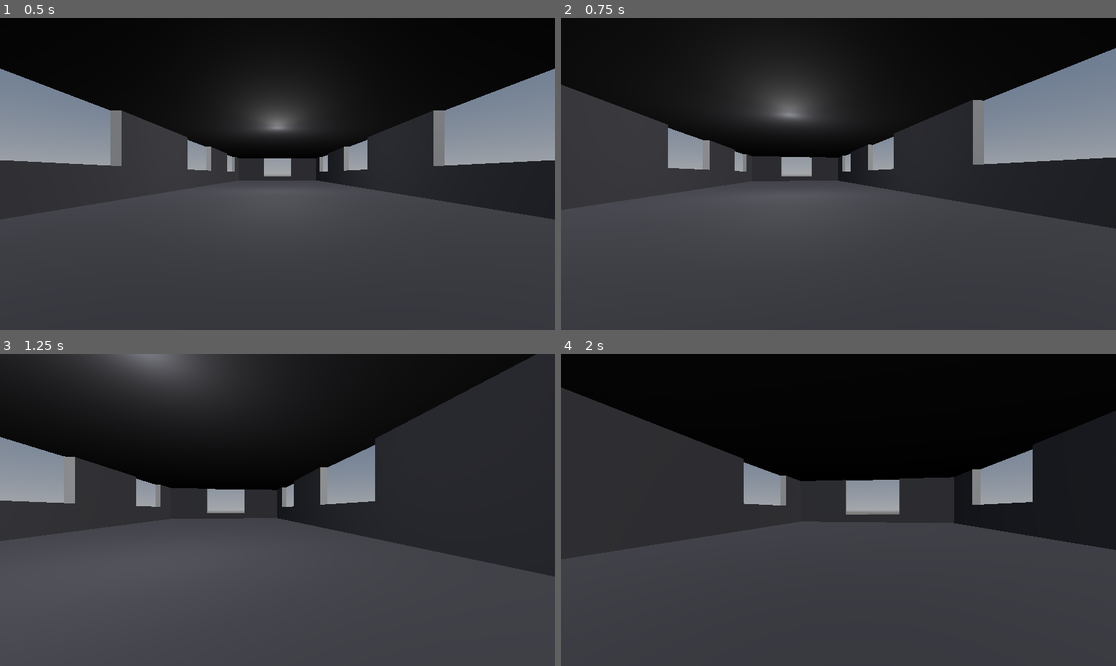
Above: before the commit, frames 1-4 (two rows, left to right).
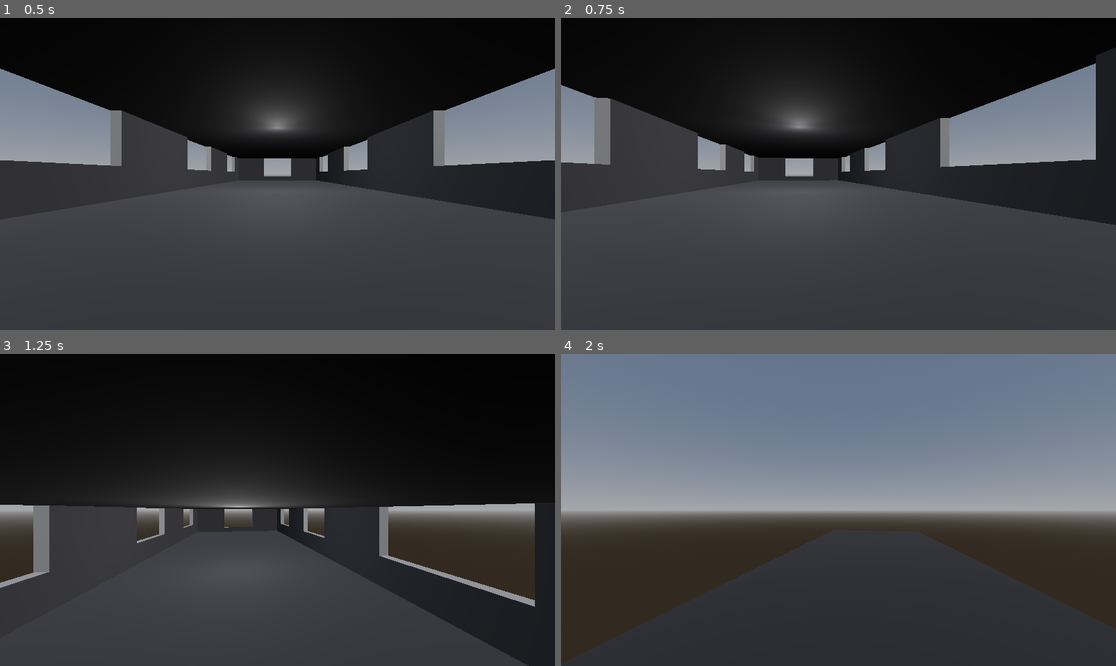
Above: after the commit, the same moments.

Repository: miles5g/zombietrain
Game: Godot game, scene res://world.tscn
Same seed, same stepped clock (60 frames per second), same inputs: the game is played once before the commit and once after it.
Inputs (mouse positions are in pixels of both pictures, inside the frame that each line leads up to):
- Up to frame 1 (0.5 s): no input
- Up to frame 2 (0.75 s): tap Enter at 0.5 s; move the mouse to (866, 174) at 0.52 s; hold Up (ui_up) from 0.53 s (still down); hold Shift (crouch, bound only after the commit) from 0.53 s (still down)
- Up to frame 3 (1.25 s): keep holding Up (ui_up); keep holding Shift (crouch, bound only after the commit); tap Space (jump, bound only after the commit) at 0.77, 0.8, 1.07 s
- Up to frame 4 (2 s): keep holding Up (ui_up); move the mouse to (810, 510) at 1.27 s; release Shift (crouch, bound only after the commit) at 1.28 s; tap Space (jump, bound only after the commit) at 1.35, 1.52, 1.82 s; tap Shift (crouch, bound only after the commit) at 1.55 s

Frame 1 is identical in both runs. In frame 2, 8.2% of the frame differs, in the area x 0-100%, y 9-68%; in frame 3, 44%; in frame 4, 67%, in the area x 0-100%, y 0-100%.

Commit message:
WASD movement, spacebar jump, shift crouch
Made-with: Cursor

Diff:
--- a/player.gd
+++ b/player.gd
@@ -1,12 +1,19 @@
 extends CharacterBody3D
 
 const SPEED := 5.0
+const CROUCH_SPEED := 2.5
+const JUMP_VELOCITY := 4.5
 const MOUSE_SENSITIVITY := 0.003
+const STAND_HEIGHT := 2.0
+const CROUCH_HEIGHT := 1.0
+
 var GRAVITY: float
 
 @onready var head: Node3D = null
+@onready var collision_shape: CollisionShape3D = $CollisionShape3D
 
 var mouse_locked := true
+var _standing_shape_height: float
 
 func _ready():
 	Input.set_mouse_mode(Input.MOUSE_MODE_CAPTURED)
@@ -16,6 +23,12 @@
 		head = get_node("Head")
 	else:
 		print_debug("Head node not found. Mouse look will be disabled.")
+	# Own copy of shape so we can change height for crouch
+	if collision_shape != null and collision_shape.shape is CapsuleShape3D:
+		collision_shape.shape = collision_shape.shape.duplicate()
+		_standing_shape_height = (collision_shape.shape as CapsuleShape3D).height
+	else:
+		_standing_shape_height = STAND_HEIGHT
 
 	# --- PLAYER COLLISION SHAPE REMINDER ---
 	# Make sure your player's CollisionShape3D is a CapsuleShape3D,
@@ -48,15 +61,31 @@
 	else:
 		velocity.y = 0.0
 
+	# Crouch: reduce collision height and speed
+	var crouching := Input.is_action_pressed("crouch")
+	var move_speed := CROUCH_SPEED if crouching else SPEED
+	if collision_shape != null and collision_shape.shape is CapsuleShape3D:
+		var cap := collision_shape.shape as CapsuleShape3D
+		if crouching:
+			cap.height = CROUCH_HEIGHT
+			collision_shape.position.y = (CROUCH_HEIGHT - _standing_shape_height) * 0.5
+		else:
+			cap.height = _standing_shape_height
+			collision_shape.position.y = 0.0
+
+	# Jump
+	if Input.is_action_just_pressed("jump") and is_on_floor():
+		velocity.y = JUMP_VELOCITY
+
 	# WASD input
 	var dir := Vector3.ZERO
-	if Input.is_action_pressed("ui_up"):
+	if Input.is_action_pressed("move_forward"):
 		dir.z += 1
-	if Input.is_action_pressed("ui_down"):
+	if Input.is_action_pressed("move_back"):
 		dir.z -= 1
-	if Input.is_action_pressed("ui_left"):
+	if Input.is_action_pressed("move_left"):
 		dir.x -= 1
-	if Input.is_action_pressed("ui_right"):
+	if Input.is_action_pressed("move_right"):
 		dir.x += 1
 
 	dir = dir.normalized()
@@ -65,12 +94,12 @@
 		var forward = -my_basis.z.normalized()
 		var right = my_basis.x.normalized()
 		var move_dir = (right * dir.x + forward * dir.z).normalized()
-		velocity.x = move_dir.x * SPEED
-		velocity.z = move_dir.z * SPEED
+		velocity.x = move_dir.x * move_speed
+		velocity.z = move_dir.z * move_speed
 	else:
 		# Use a lower step in move_toward to avoid 'ghost' collision jitters at rest
-		velocity.x = move_toward(velocity.x, 0, SPEED * 0.2)
-		velocity.z = move_toward(velocity.z, 0, SPEED * 0.2)
+		velocity.x = move_toward(velocity.x, 0, move_speed * 0.2)
+		velocity.z = move_toward(velocity.z, 0, move_speed * 0.2)
 
 	# Move the player and avoid sticky ghost collisions
 	# Use a floor_max_angle of PI/2 so the player doesn't 'ride' shallow lips
--- a/project.godot
+++ b/project.godot
@@ -15,6 +15,39 @@
 config/features=PackedStringArray("4.6", "Forward Plus")
 config/icon="res://icon.svg"
 
+[input]
+
+move_forward={
+"deadzone": 0.5,
+"events": [Object(InputEventKey,"resource_local_to_scene":false,"resource_name":"","device":-1,"window_id":0,"alt_pressed":false,"shift_pressed":false,"ctrl_pressed":false,"meta_pressed":false,"pressed":false,"keycode":0,"physical_keycode":87,"key_label":0,"unicode":119,"location":0,"echo":false,"script":null)
+]
+}
+move_back={
+"deadzone": 0.5,
+"events": [Object(InputEventKey,"resource_local_to_scene":false,"resource_name":"","device":-1,"window_id":0,"alt_pressed":false,"shift_pressed":false,"ctrl_pressed":false,"meta_pressed":false,"pressed":false,"keycode":0,"physical_keycode":83,"key_label":0,"unicode":115,"location":0,"echo":false,"script":null)
+]
+}
+move_left={
+"deadzone": 0.5,
+"events": [Object(InputEventKey,"resource_local_to_scene":false,"resource_name":"","device":-1,"window_id":0,"alt_pressed":false,"shift_pressed":false,"ctrl_pressed":false,"meta_pressed":false,"pressed":false,"keycode":0,"physical_keycode":65,"key_label":0,"unicode":97,"location":0,"echo":false,"script":null)
+]
+}
+move_right={
+"deadzone": 0.5,
+"events": [Object(InputEventKey,"resource_local_to_scene":false,"resource_name":"","device":-1,"window_id":0,"alt_pressed":false,"shift_pressed":false,"ctrl_pressed":false,"meta_pressed":false,"pressed":false,"keycode":0,"physical_keycode":68,"key_label":0,"unicode":100,"location":0,"echo":false,"script":null)
+]
+}
+jump={
+"deadzone": 0.5,
+"events": [Object(InputEventKey,"resource_local_to_scene":false,"resource_name":"","device":-1,"window_id":0,"alt_pressed":false,"shift_pressed":false,"ctrl_pressed":false,"meta_pressed":false,"pressed":false,"keycode":0,"physical_keycode":32,"key_label":0,"unicode":32,"location":0,"echo":false,"script":null)
+]
+}
+crouch={
+"deadzone": 0.5,
+"events": [Object(InputEventKey,"resource_local_to_scene":false,"resource_name":"","device":-1,"window_id":0,"alt_pressed":false,"shift_pressed":false,"ctrl_pressed":false,"meta_pressed":false,"pressed":false,"keycode":4194325,"physical_keycode":4194325,"key_label":0,"unicode":0,"location":0,"echo":false,"script":null)
+]
+}
+
 [physics]
 
 3d/physics_engine="Jolt Physics"
